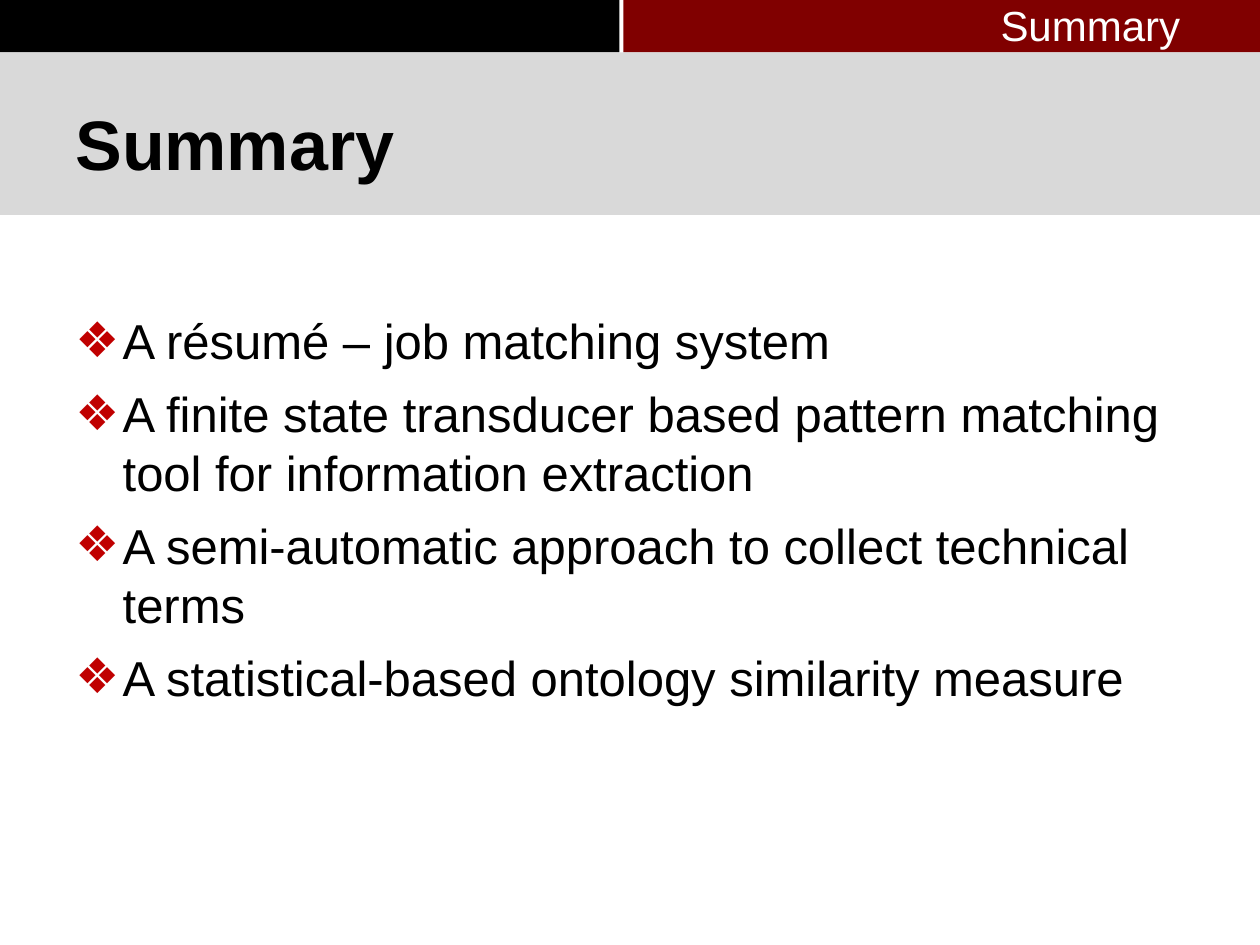
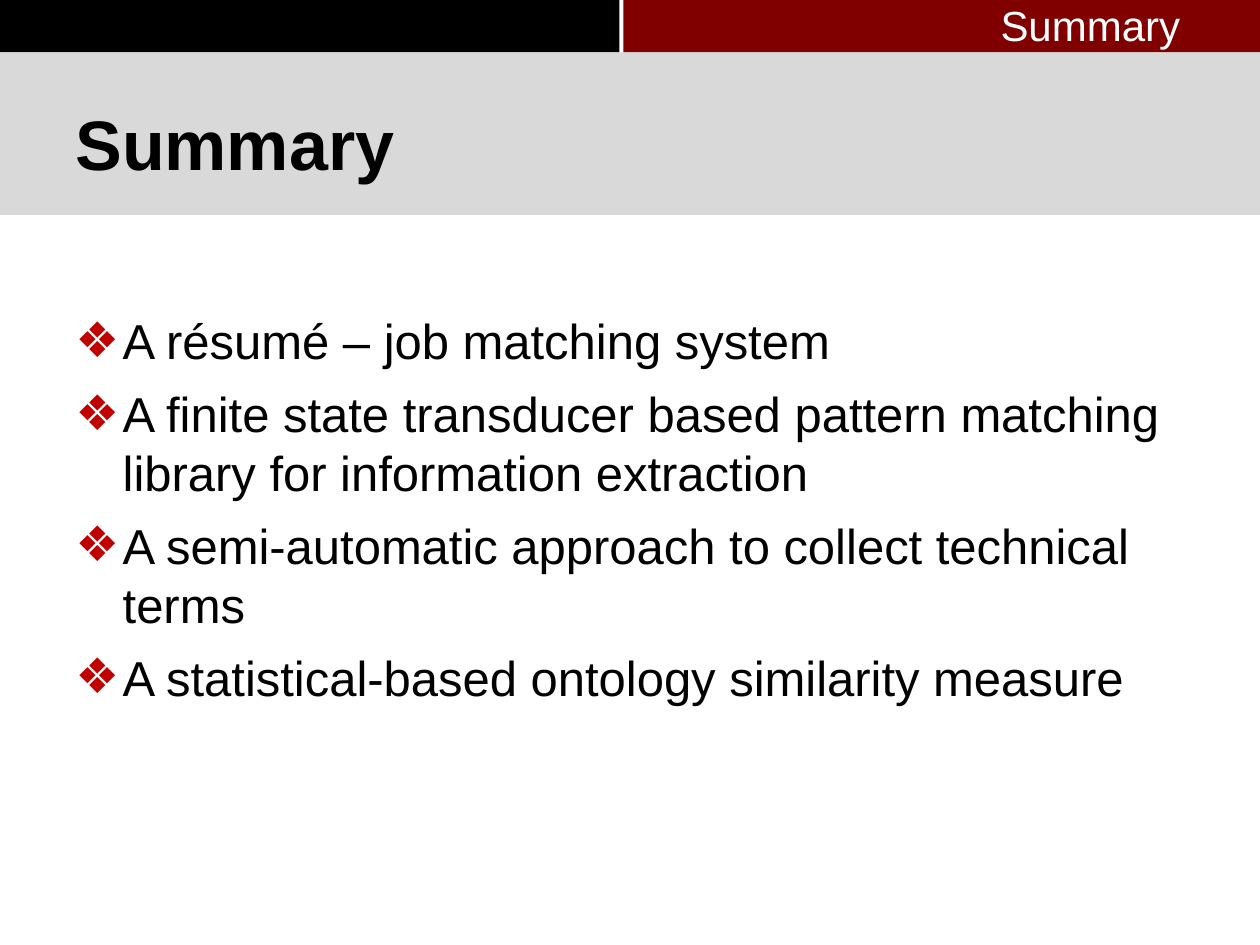
Before and after one commit to pkushiqiang/thesis, a slide deck: slide 80 of media/Master's thesis-3.pptx (slide 81 before the commit). Drawn at 1260x945 pixels with LibreOffice and Linux fonts; fonts in the diff are those of the drawing; background and template pictures are left out. Boxes give left, top, right and bottom in pixels: in the first picture for what was removed or moved away, otherwise in the second. Text is boxed around its words. In the diff, an @@ line names an element or a change of style, - is before the commit and + after.

```diff
--- a/media/Master's thesis-3.pptx
+++ b/media/Master's thesis-3.pptx
@@ text at (x1=123, y1=396, x2=1160, y2=501): text changed @@
-❖ A finite state transducer based pattern matching tool for information extraction
+❖ A finite state transducer based pattern matching library for information extraction
```
Also in this commit, not shown: 9 other slides changed, 1 slide removed.
